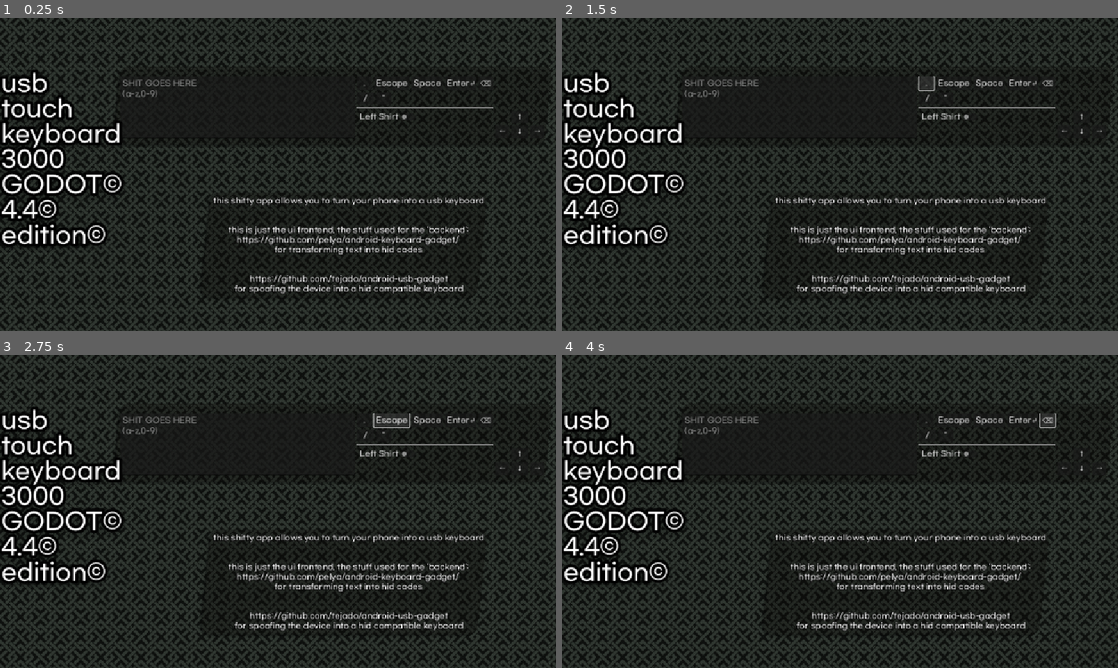
Above: before the commit, frames 1-4 (two rows, left to right).
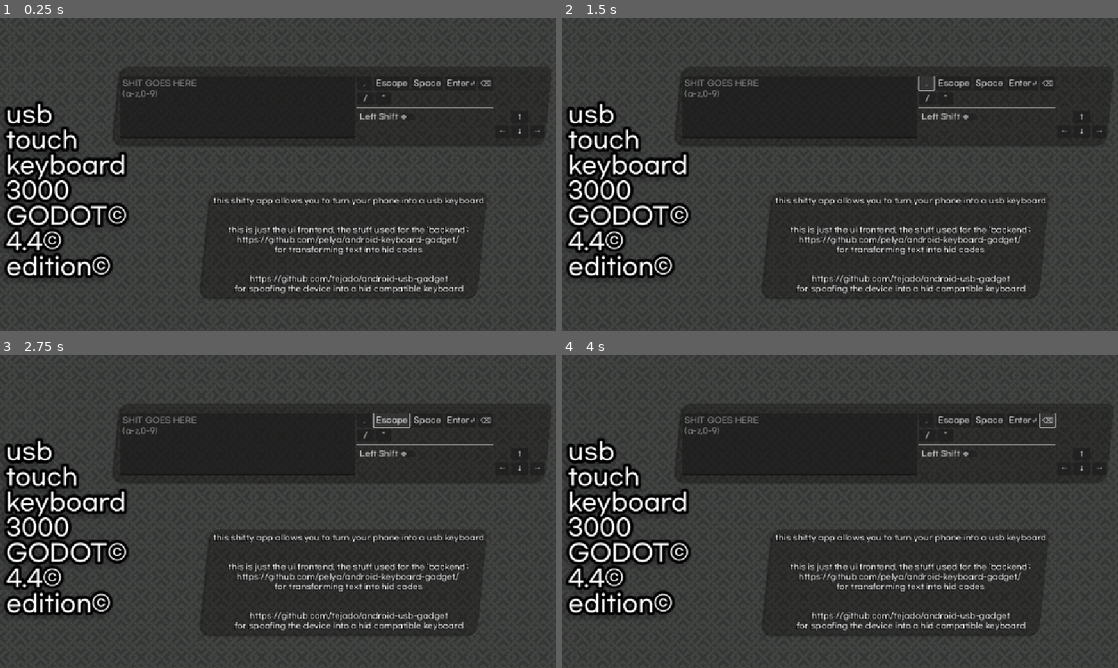
Above: after the commit, the same moments.

Repository: SanekGamer007/kb-test
Game: Godot game, scene res://control.tscn
Same seed, same stepped clock (60 frames per second), same inputs: the game is played once before the commit and once after it.
Inputs (mouse positions are in pixels of both pictures, inside the frame that each line leads up to):
- Up to frame 1 (0.25 s): no input
- Up to frame 2 (1.5 s): click (801, 105) at 0.52 s; type "Alex" at 0.6 s; click "." at 1.25 s
- Up to frame 3 (2.75 s): click "Escape" at 2 s
- Up to frame 4 (4 s): click "Space" at 2.75 s; click "⌫" at 3.5 s

The runs differ from the first frame. In frame 1, 40% of the frame differs, in the area x 0-100%, y 0-100%; in frame 2, 40%; in frame 3, 40%; in frame 4, 40%.

Commit message:
add root check

Diff:
--- a/control.tscn
+++ b/control.tscn
@@ -37,11 +37,36 @@
 metadata/_edit_horizontal_guides_ = [-46.0]
 
 [node name="Panel" type="Panel" parent="."]
+modulate = Color(1, 1, 1, 0.384314)
 z_index = -2
 layout_mode = 1
 offset_right = 1164.0
 offset_bottom = 653.0
 theme_override_styles/panel = SubResource("StyleBoxTexture_fj5cn")
+
+[node name="Title" type="BoxContainer" parent="."]
+layout_mode = 1
+anchors_preset = -1
+anchor_left = 0.01
+anchor_top = 0.55
+anchor_right = 0.1
+anchor_bottom = 0.55
+offset_top = -243.5
+offset_right = 263.0
+offset_bottom = 243.5
+grow_vertical = 2
+
+[node name="Label" type="Label" parent="Title"]
+layout_mode = 2
+text = "usb
+touch
+keyboard
+3000
+GODOT©
+4.4©
+edition©"
+label_settings = SubResource("LabelSettings_0fbet")
+vertical_alignment = 1
 
 [node name="Panel2" type="Panel" parent="."]
 layout_mode = 2
@@ -141,7 +166,7 @@
 
 [node name="lshift" type="CheckButton" parent="Input/Special/VBoxContainer/HBoxContainer"]
 layout_mode = 2
-text = "Left Shirt"
+text = "Left Shift"
 script = ExtResource("2_qtu10")
 
 [node name="Arrows" type="VBoxContainer" parent="Input/Special"]
@@ -185,29 +210,6 @@
 size_flags_vertical = 0
 size_flags_stretch_ratio = 0.0
 text = " → "
-
-[node name="Title" type="BoxContainer" parent="."]
-layout_mode = 1
-anchors_preset = -1
-anchor_left = 0.5
-anchor_right = 0.5
-offset_left = -555.0
-offset_top = 48.0
-offset_right = -330.0
-offset_bottom = 535.0
-grow_horizontal = 2
-
-[node name="Label" type="Label" parent="Title"]
-layout_mode = 2
-text = "usb
-touch
-keyboard
-3000
-GODOT©
-4.4©
-edition©"
-label_settings = SubResource("LabelSettings_0fbet")
-vertical_alignment = 1
 
 [node name="BoxContainer" type="BoxContainer" parent="."]
 custom_minimum_size = Vector2(518, 0)
--- a/kb_controller.gd
+++ b/kb_controller.gd
@@ -1,7 +1,16 @@
 extends Node
 var LShift: bool
 var debug: bool = false
+var rooted: bool
 
+func _ready() -> void: # Root check
+	var output = OS.execute("su", [])
+	if output == 0:
+		rooted = true
+		return
+	else:
+		OS.alert("Unable to find the su binary.\nPlease make sure that you gave the app root privileges.", "No root detected.")
+		rooted = false
 func modifier(key: String, ison: bool):
 	print(key, ison)
 	if ison == true:
@@ -13,6 +22,8 @@
 
 
 func sendkey(key: String):
+	if not rooted:
+		return
 	var output = []
 	var keytosend: String
 	if LShift == false:
@@ -37,4 +48,4 @@
 		">>",
 		"/data/local/tmp/test.txt"
 		], output)
-	print("prompt: ", "su -c echo ", keytosend, " >> /data/local/tmp/test.txt", " output:", output)
+	print_debug("prompt: ", "su -c echo ", keytosend, " >> /data/local/tmp/test.txt", " output:", output)
